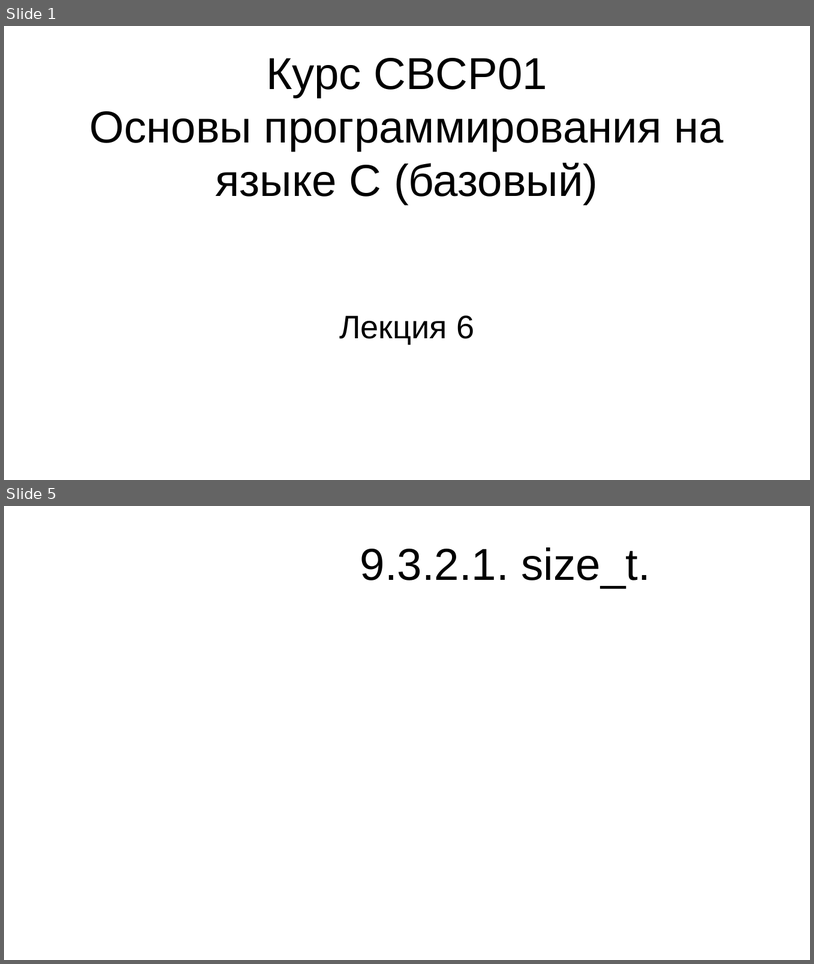
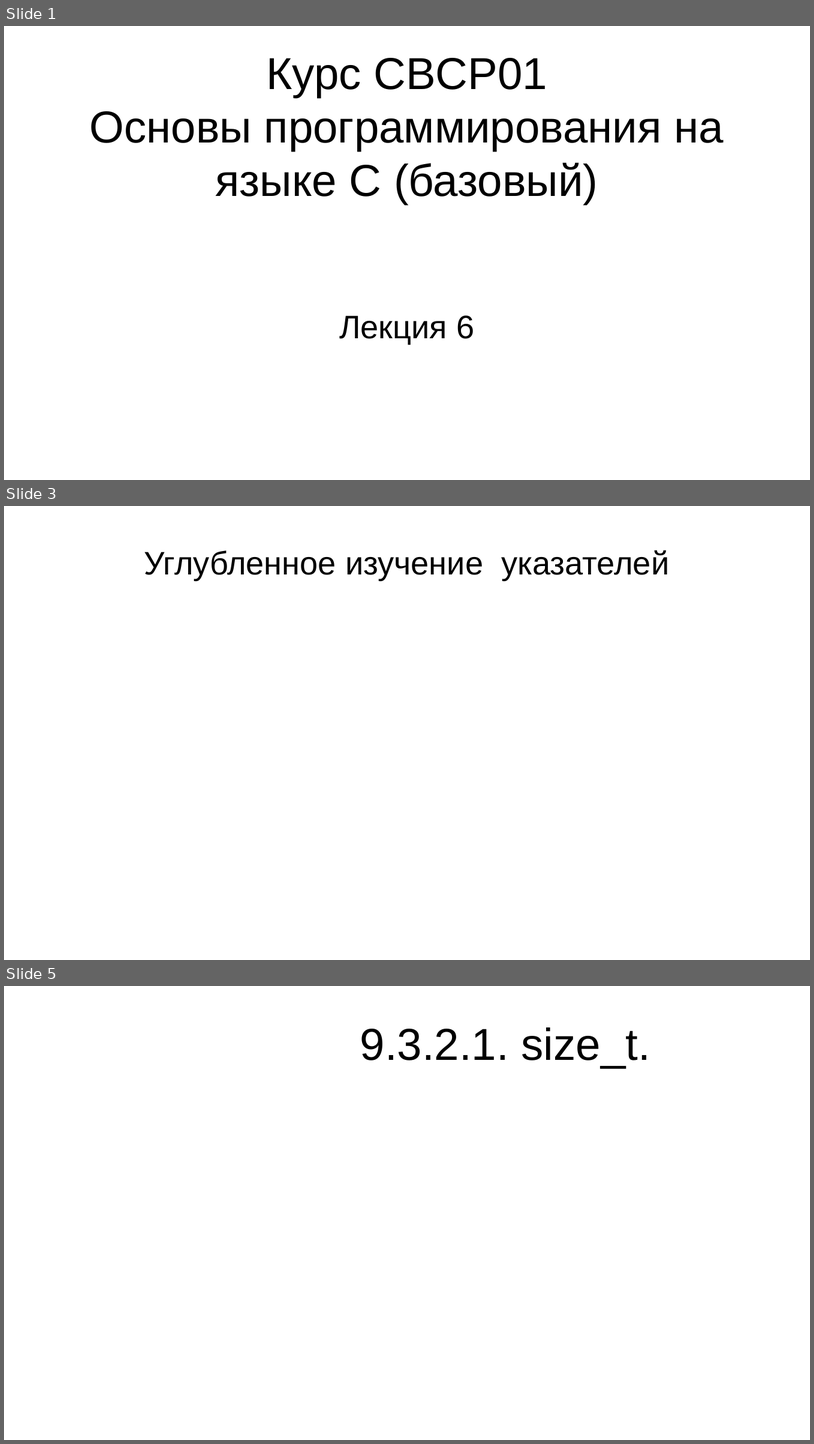
Before and after one commit to steelcraft/stud-lab, a slide deck: Лекции/CBCP01#L6.odp. Shown one above the other, each under a label of ours: slides 1 and 5 before the commit, slides 1, 3 and 5 after it; the slides between them are not shown. The pictures are 814x964 and 814x1444 pixels, drawn with LibreOffice and Linux fonts; fonts in the diff are those of the drawing. Boxes give left, top, right and bottom in pixels: in the first picture for what was removed or moved away, otherwise in the second. Text is boxed around its words. In the diff, an @@ line names an element or a change of style, - is before the commit and + after.

```diff
--- a/Лекции/CBCP01#L6.odp
+++ b/Лекции/CBCP01#L6.odp
@@ slide 3 added at [4, 506, 810, 960], background #FFFFFF @@
@@ title added at [144, 550, 669, 580], 32 pt, text #000000 @@
+Углубленное изучение указателей
```
Also in this commit, not shown: 1 slide changed, 1 other slide added, 2 slides removed.
